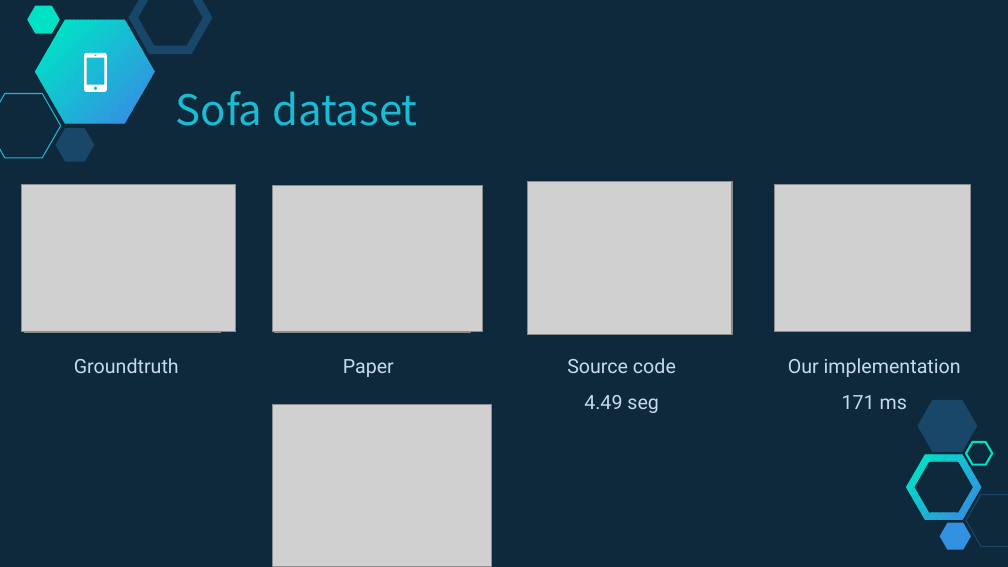
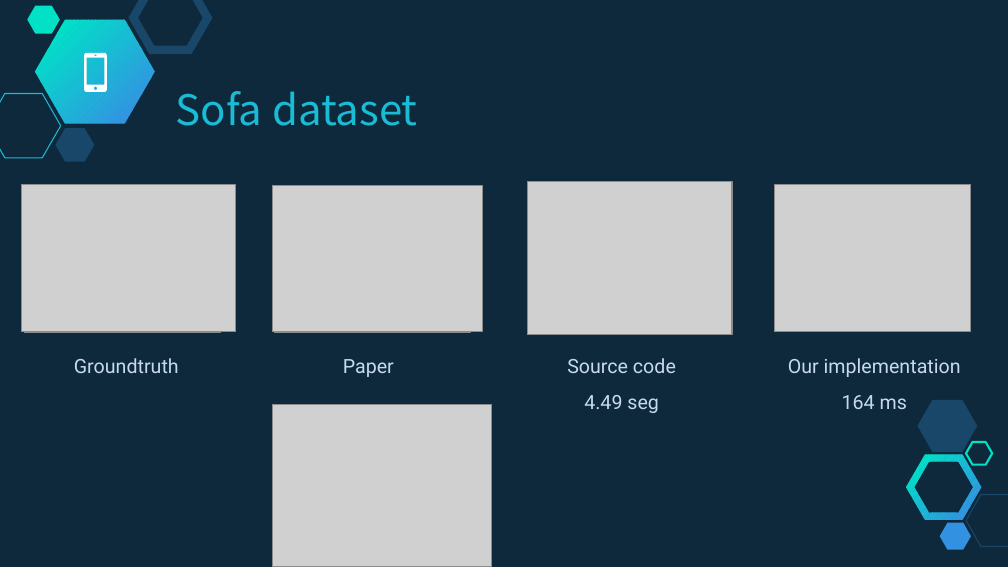
Before and after one commit to franslom/Imagenes, a slide deck: slide 16 of Work_5/Documents/Trabajo final.pptx. Drawn at 1008x567 pixels with LibreOffice and Linux fonts; fonts in the diff are those of the drawing; grey boxes stand for pictures. Boxes give left, top, right and bottom in pixels: in the first picture for what was removed or moved away, otherwise in the second. Text is boxed around its words. In the diff, an @@ line names an element or a change of style, - is before the commit and + after.

```diff
--- a/Work_5/Documents/Trabajo final.pptx
+++ b/Work_5/Documents/Trabajo final.pptx
@@ text at box(842, 395, 907, 409): text changed @@
-171 ms
+164 ms
```
Also in this commit, not shown: 5 other slides changed, 2 other files.
